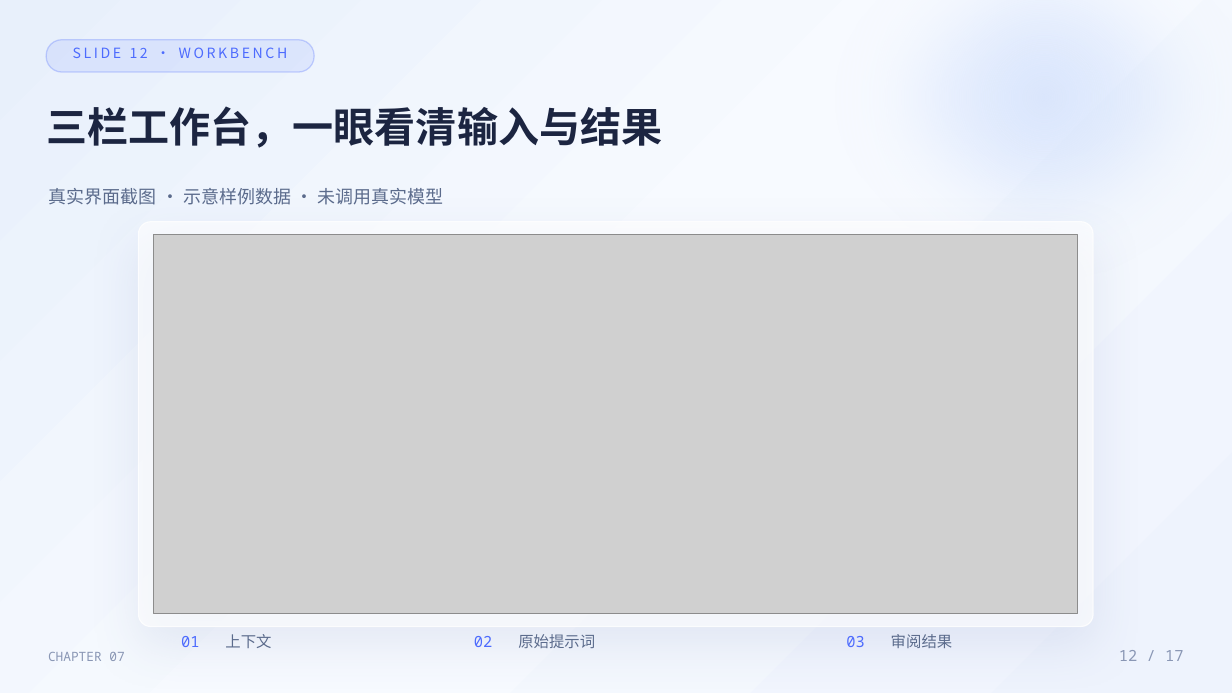
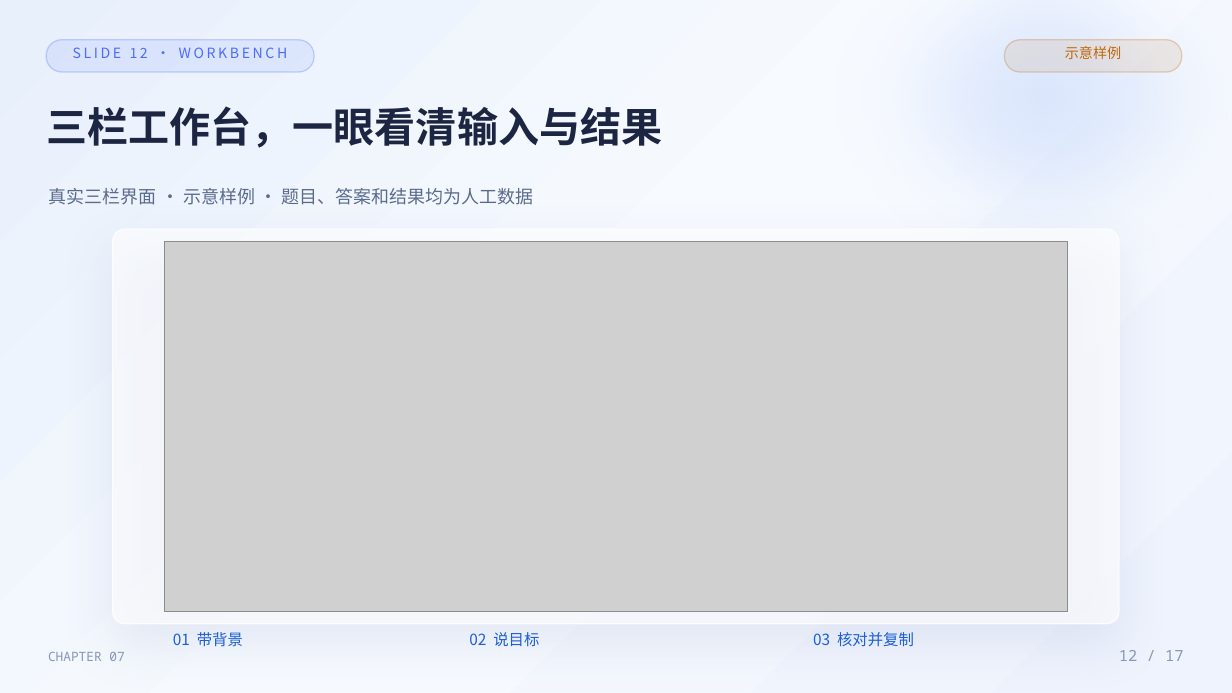
Before and after one commit to QingNiao0x/prompt-optimizer-platform, a slide deck: slide 12 of docs/presentations/2026-10-04/glassmorphism/Prompt-Optimizer-用户介绍.pptx. Drawn at 1232x693 pixels with LibreOffice and Linux fonts; fonts in the diff are those of the drawing; grey boxes stand for pictures. Boxes give left, top, right and bottom in pixels: in the first picture for what was removed or moved away, otherwise in the second. Text is boxed around its words. In the diff, an @@ line names an element or a change of style, - is before the commit and + after.

Commit message:
更新用户介绍材料，增强内容与视觉规范
- 修改了用户介绍材料的核对日期，更新为2026-10-05，并调整了建议讲解时长。
- 增加了对用户提供素材的详细说明，明确了各页的示意样例标注，确保内容不误导为客户成果。
- 新增了母版设计规范文档，详细描述了视觉元素、字体和色彩使用。
- 更新了多个页面的内容，确保信息准确性与一致性，特别是在任务整理与用户痛点的表达上。
- 新增了多个示意样例的截图，提升了材料的可视化效果与用户理解。
- 更新了字体的使用情况，确保所有文本均为可编辑对象，保持设计的一致性与可读性。

此更新旨在提升用户体验，确保材料的准确性与专业性。

```diff
--- a/docs/presentations/2026-10-04/glassmorphism/Prompt-Optimizer-用户介绍.pptx
+++ b/docs/presentations/2026-10-04/glassmorphism/Prompt-Optimizer-用户介绍.pptx
@@ rounded rectangle added at <box>1005,40,1182,72</box>, fill #C2690A at 10% opacity, outline #C2690A 1 pt @@
@@ text added at <box>1065,46,1122,59</box>, 11 pt, text #C2690A @@
+示意样例
@@ text at <box>49,188,533,205</box>: text changed @@
-真实界面截图 · 示意样例数据 · 未调用真实模型
+真实三栏界面 · 示意样例 · 题目、答案和结果均为人工数据
@@ rounded rectangle: place and size @@
-rounded rectangle at <box>139,222,1093,627</box>
+rounded rectangle at <box>113,229,1119,624</box>
@@ picture: place and size @@
-picture at <box>153,235,1078,614</box>
+picture at <box>165,241,1067,612</box>
@@ text added at <box>173,632,243,647</box>, 12 pt, text #1D5FD6 @@
+01 带背景
@@ text removed at <box>181,636,199,647</box> @@
-01
@@ text removed at <box>225,634,271,648</box> @@
-上下文
@@ text added at <box>469,632,539,646</box>, 12 pt, text #1D5FD6 @@
+02 说目标
@@ text removed at <box>474,636,492,647</box> @@
-02
@@ text removed at <box>518,634,595,648</box> @@
-原始提示词
@@ text added at <box>813,632,914,646</box>, 12 pt, text #1D5FD6 @@
+03 核对并复制
@@ text removed at <box>846,636,864,647</box> @@
-03
@@ text removed at <box>891,634,953,648</box> @@
-审阅结果
```
Also in this commit, not shown: 8 other slides changed, 2 slides added, 2 slides removed, 39 other files.
